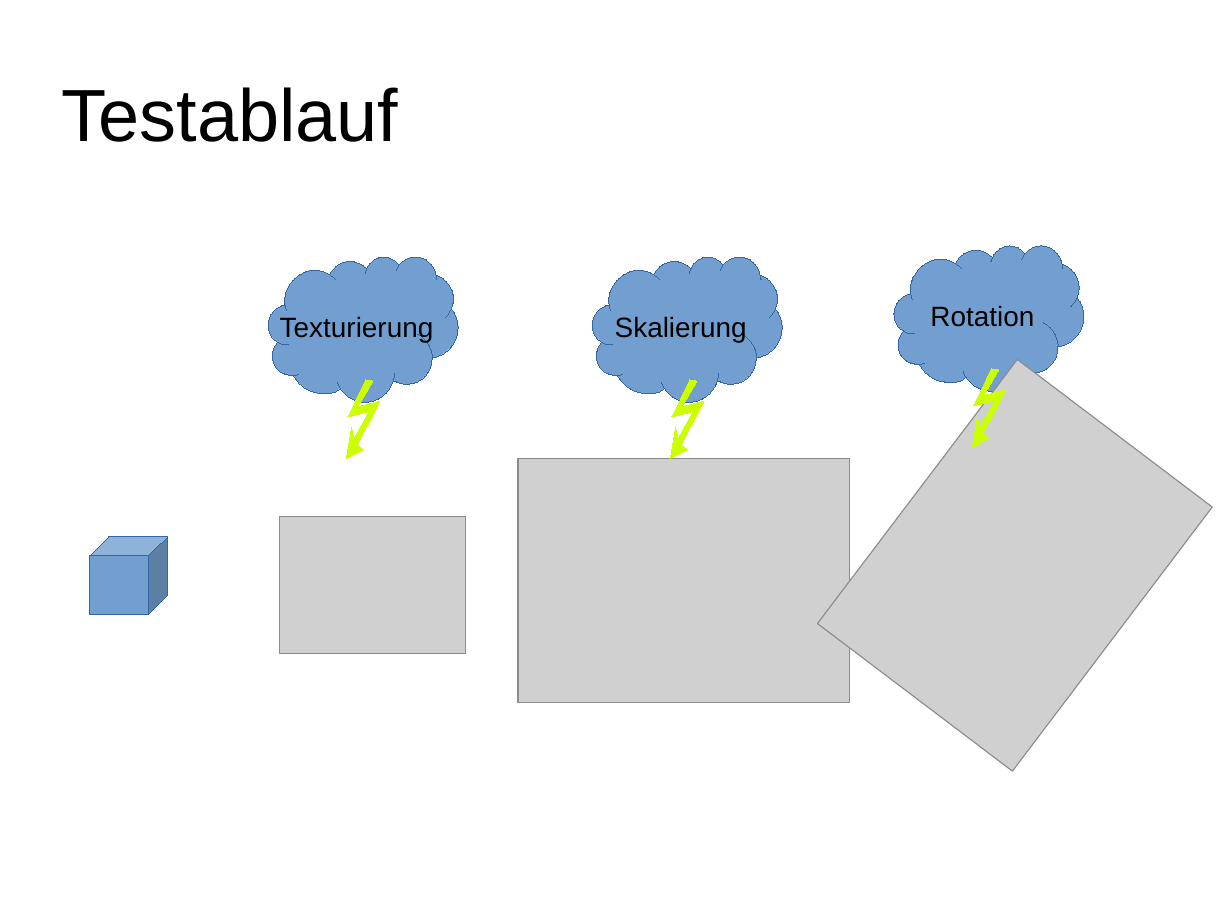
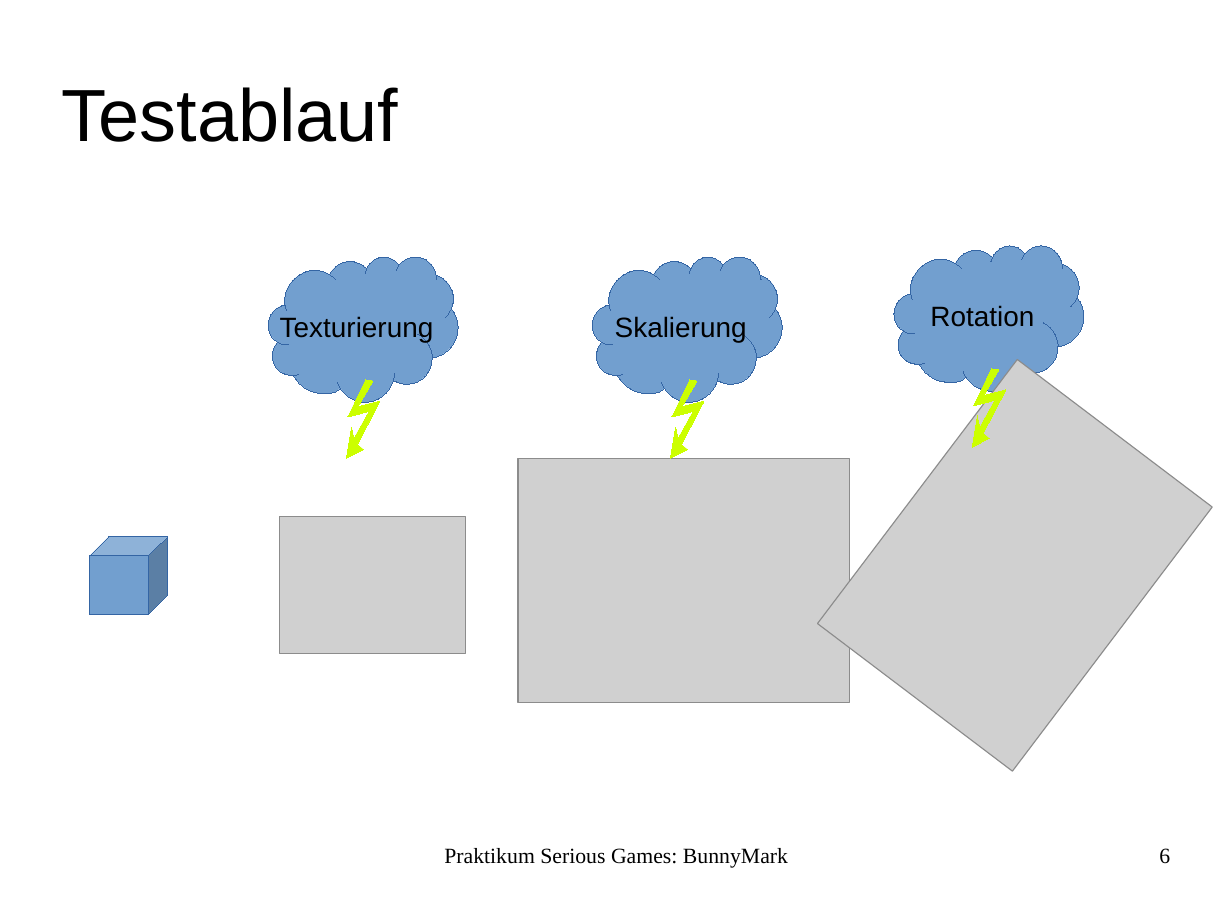
Before and after one commit to LiXiling/bunnysuite, a slide deck: slide 6 of Ausarbeitung/Presentation.odp. Drawn at 1232x924 pixels with LibreOffice and Linux fonts; fonts in the diff are those of the drawing; grey boxes stand for pictures; background and template pictures are left out. Boxes give left, top, right and bottom in pixels: in the first picture for what was removed or moved away, otherwise in the second. Text is boxed around its words. In the diff, an @@ line names an element or a change of style, - is before the commit and + after.

```diff
--- a/Ausarbeitung/Presentation.odp
+++ b/Ausarbeitung/Presentation.odp
@@ text added at <box>444,848,788,868</box>, 14 pt, text #000000 @@
+Praktikum Serious Games: BunnyMark
@@ page number added at <box>1159,848,1170,864</box>, 14 pt, text #000000 @@
+6
```
Also in this commit, not shown: 5 other slides changed, 2 other files.
